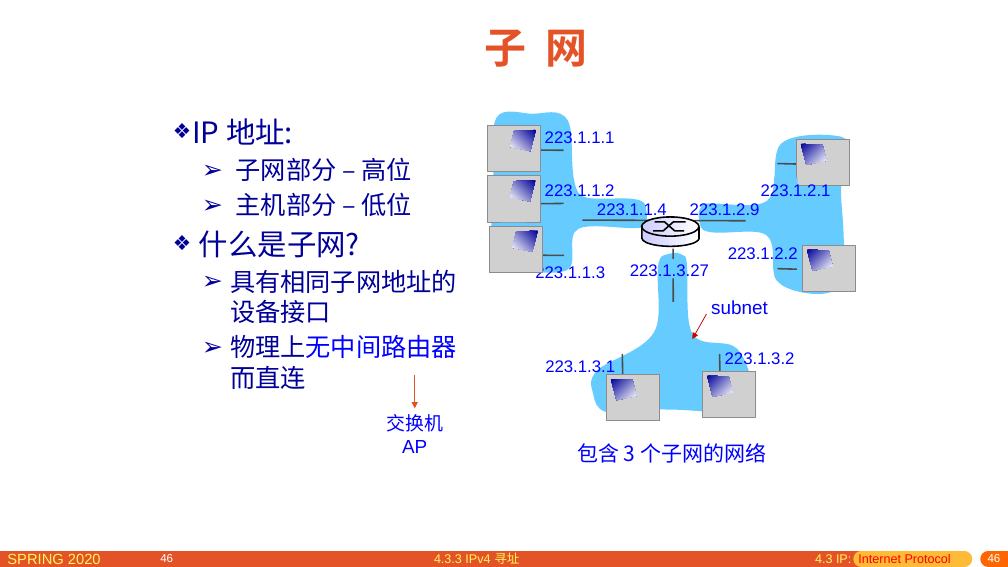
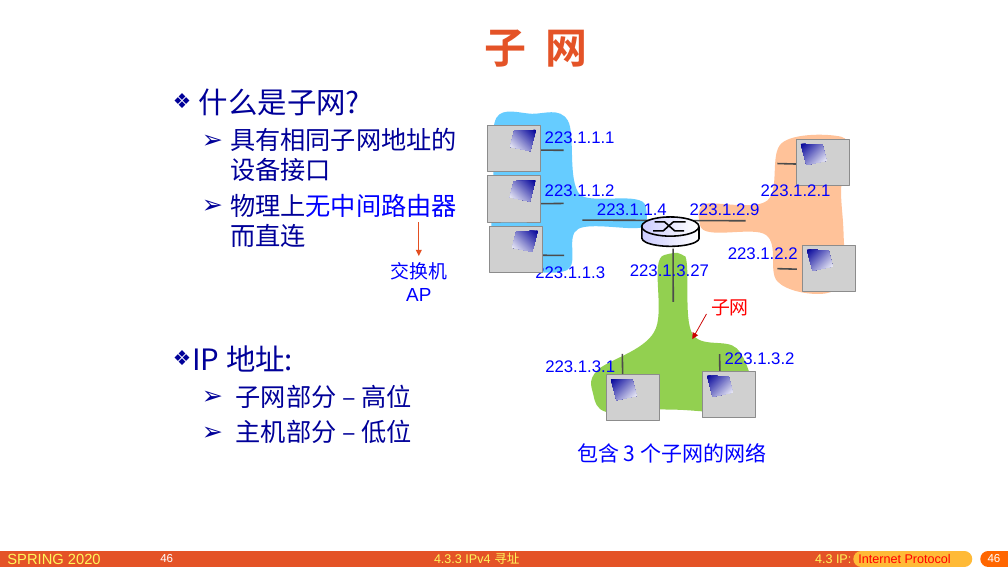
Before and after one commit to network-distributed/presentations, a slide deck: slide 46 of chapter4_cn.pptx. Drawn at 1008x567 pixels with LibreOffice and Linux fonts; fonts in the diff are those of the drawing; grey boxes stand for pictures. Boxes give left, top, right and bottom in pixels: in the first picture for what was removed or moved away, otherwise in the second. Text is boxed around its words. In the diff, an @@ line names an element or a change of style, - is before the commit and + after.

```diff
--- a/chapter4_cn.pptx
+++ b/chapter4_cn.pptx
@@ text "什么是子网?": place and size @@
-text "什么是子网?" at box(192, 118, 457, 389)
+text "什么是子网?" at box(199, 88, 457, 247)
@@ text at box(192, 118, 411, 216): paragraphs removed @@
-❖ IP 地址:
-  ➢ 子网部分 – 高位
-  ➢ 主机部分 – 低位
@@ freeform shape at box(697, 132, 855, 294): fill #66CCFF to #FFC299 @@
@@ rectangle removed at box(774, 178, 799, 197) @@
@@ arrow moved from (415, 374) - (415, 408) to (419, 222) - (419, 256) @@
@@ text "交换机": place and size @@
-text "交换机" at box(386, 414, 443, 453)
+text "交换机" at box(390, 262, 447, 301)
@@ freeform shape at box(588, 251, 756, 414): fill #66CCFF to #92D050 @@
@@ rectangle removed at box(662, 259, 686, 279) @@
@@ rectangle removed at box(774, 244, 798, 264) @@
@@ text at box(711, 299, 749, 316): text changed; font Arial to Noto Sans CJK SC; text colour #0000FF to #FF0000 @@
-subnet
+子网
@@ text added at box(192, 345, 411, 443), 24 pt, text #000099 @@
+❖ IP 地址:
+  ➢ 子网部分 – 高位
+  ➢ 主机部分 – 低位
```
Also in this commit, not shown: 27 other slides changed, 9 slides added, 4 other files.
